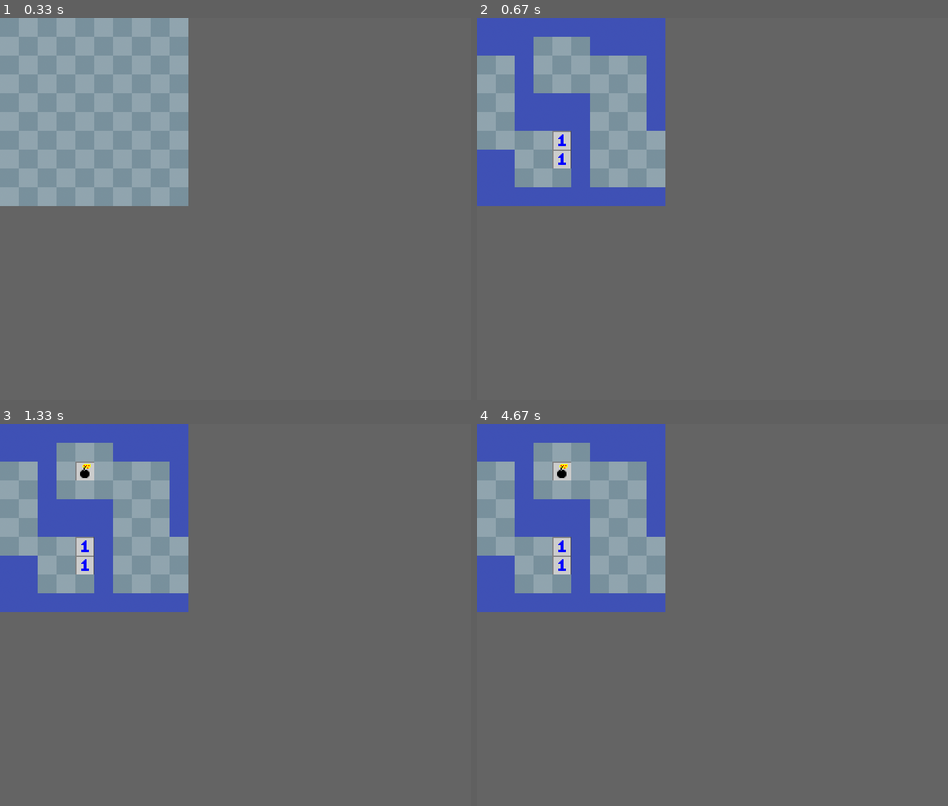
Above: before the commit, frames 1-4 (two rows, left to right).
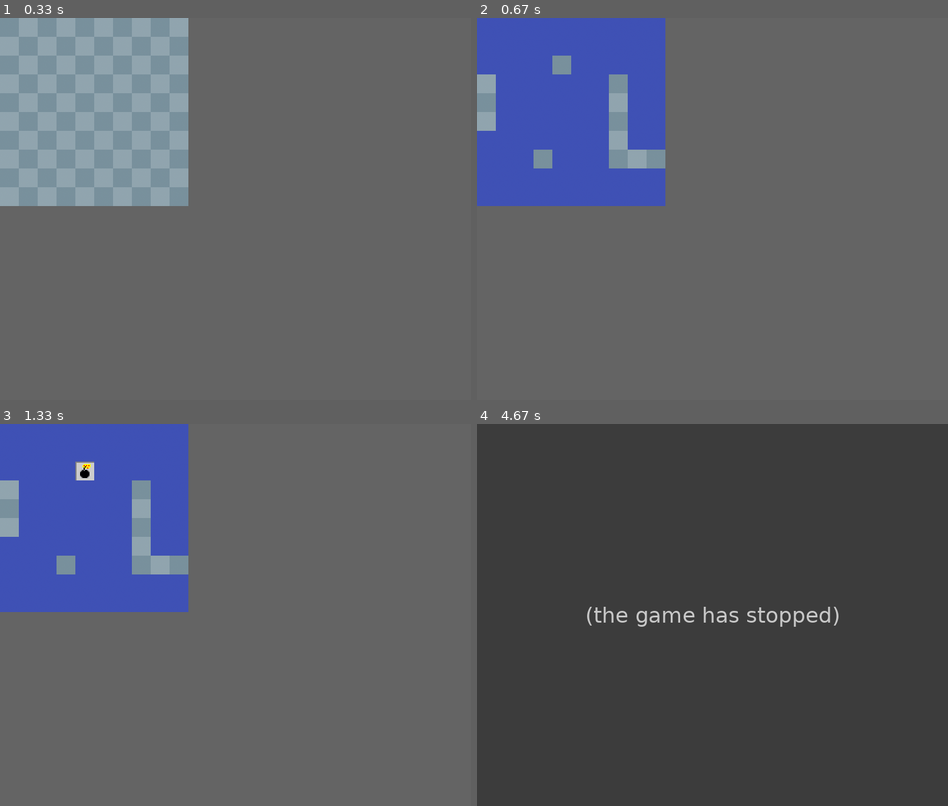
Above: after the commit, the same moments.

Repository: GroguLovesCookies/MineSweeper
Game: pygame game, started from game.py
Same seed, same stepped clock (60 frames per second), same inputs: the game is played once before the commit and once after it.
Inputs (mouse positions are in pixels of both pictures, inside the frame that each line leads up to):
- Up to frame 1 (0.33 s): type "10 (at the terminal prompt)" at 0 s; type "10 (at the terminal prompt)" at 0 s
- Up to frame 2 (0.67 s): press the mouse at (571, 113) at 0.37 s; move the mouse to (571, 132) at 0.47 s; release the mouse at (566, 151) at 0.6 s
- Up to frame 3 (1.33 s): click (80, 481) at 1.22 s
- Up to frame 4 (4.67 s): no input

Frame 1 is identical in both runs. In frame 2, 7.9% of the frame differs, in the area x 0-40%, y 4-45%; in frame 3, 7.9%; in frame 4, 100%, in the area x 0-100%, y 0-100%.
After the commit the program exited at 4.57 s; later frames show no game.

Commit message:
Added Game Over

Diff:
--- a/find_chunks.py
+++ b/find_chunks.py
@@ -49,3 +49,20 @@
         if coord in chunk:
             return chunk
     return None
+
+
+def expand_chunk(board, chunk, ignore_in_expansion=tuple()):
+    new_chunk = chunk[:]
+    for coord in chunk:
+        cur_x = coord[0]
+        cur_y = coord[1]
+        for offset in main.OFFSETS:
+            new_x = cur_x + offset[0]
+            new_y = cur_y + offset[1]
+            if 0 <= new_x < len(board[0]) and 0 <= new_y < len(board):
+                if (new_x, new_y) in new_chunk:
+                    continue
+                if board[new_y][new_x] in ignore_in_expansion:
+                    continue
+                new_chunk.append((new_x, new_y))
+    return new_chunk
--- a/game.py
+++ b/game.py
@@ -4,6 +4,7 @@
 
 
 SCREEN_WIDTH = 800
+FPS = 60
 SCREEN_HEIGHT = 650
 
 
@@ -16,6 +17,7 @@
 tile_layer = [[((i+j) % 2) + 1 for i in range(main.WIDTH)] for j in range(main.HEIGHT)]
 
 raw_chunks = fc.find_chunks(main.board, 0)
+raw_chunks = [fc.expand_chunk(main.board, chunk, (9,)) for chunk in raw_chunks]
 debug_map = fc.raw_chunks_to_board(raw_chunks, main.WIDTH, main.HEIGHT)
 
 
@@ -30,8 +32,13 @@
 
 running = True
 debug = True
+frame_timer = 200
+down_tick = 0
+clock = pg.time.Clock()
 while running:
-
+    frame_timer -= down_tick
+    if frame_timer == 0:
+        running = False
     screen.fill((100, 100, 100))
 
     draw_list(screen, main.board, item_images, (0, 0), (32, 32))
@@ -46,11 +53,14 @@
         grid_pos_y = pos[1]//32
         if 0 <= grid_pos_x < main.WIDTH and 0 <= grid_pos_y < main.HEIGHT:
             if tile_layer[grid_pos_y][grid_pos_x] != 0:
-                if main.board[grid_pos_y][grid_pos_x] != 0:
-                    tile_layer[grid_pos_y][grid_pos_x] = 0
-                else:
+                if main.board[grid_pos_y][grid_pos_x] == 0:
                     chunk = fc.get_chunk_with_coord(raw_chunks, (grid_pos_x, grid_pos_y))
                     fc.paint_chunk_with_color(tile_layer, 0, chunk)
+                elif main.board[grid_pos_y][grid_pos_x] == 9:
+                    tile_layer[grid_pos_y][grid_pos_x] = 0
+                    down_tick = 1
+                else:
+                    tile_layer[grid_pos_y][grid_pos_x] = 0
 
     pg.display.flip()
 
@@ -60,6 +70,7 @@
         if e.type == pg.KEYDOWN:
             if e.key == pg.K_TAB:
                 debug = not debug
+    clock.tick(FPS)
 
 
 pg.quit()
